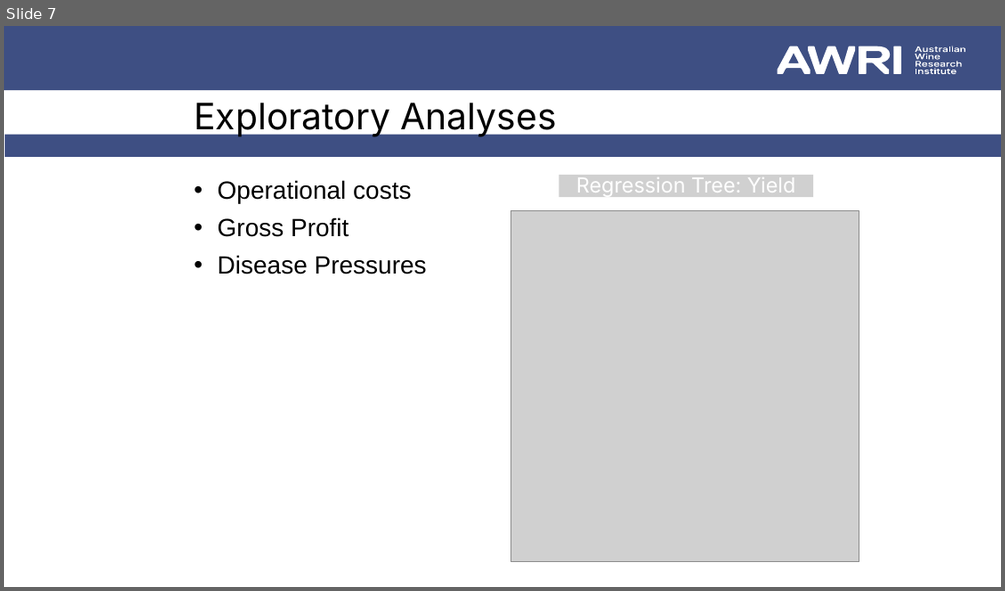
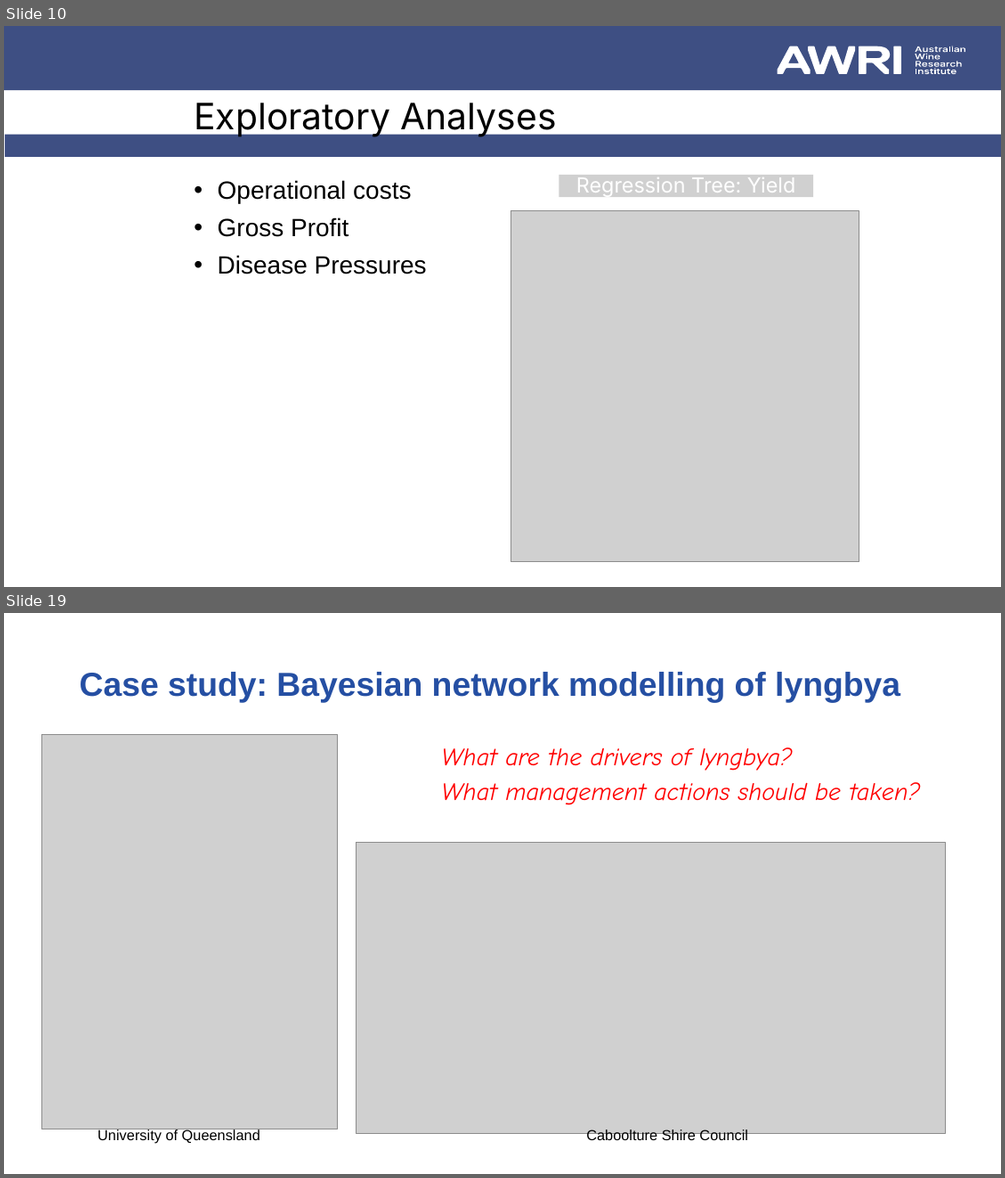
Before and after one commit to JixTheCat/Bayesian-network, a slide deck: BN Workshop 1.pptx. Shown one above the other, each under a label of ours: slide 7 before the commit, slides 10 and 19 after it; the slides between them are not shown. The pictures are 1005x591 and 1005x1178 pixels, drawn with LibreOffice and Linux fonts; fonts in the diff are those of the drawing; grey boxes stand for pictures. Boxes give left, top, right and bottom in pixels: in the first picture for what was removed or moved away, otherwise in the second. Text is boxed around its words. In the diff, an @@ line names an element or a change of style, - is before the commit and + after.

```diff
--- a/BN Workshop 1.pptx
+++ b/BN Workshop 1.pptx
@@ slide 19 added at (4, 613, 1001, 1174), background #FFFFFF @@
@@ title added at (80, 672, 900, 703), 32 pt, text #254FA3, bold @@
+Case study: Bayesian network modelling of lyngbya
@@ picture added at (42, 734, 339, 1129) @@
@@ text added at (441, 747, 921, 805), 24 pt, text #FF0000, italic @@
+What are the drivers of lyngbya?
+What management actions should be taken?
@@ picture added at (356, 843, 945, 1134) @@
@@ text added at (97, 1127, 260, 1143), 14 pt, text #000000 @@
+University of Queensland
@@ text added at (586, 1129, 748, 1143), 14 pt, text #000000 @@
+Caboolture Shire Council
@@ what was slide 7 is now slide 10 @@
```
Also in this commit, not shown: 2 slides changed, 17 other slides added.
